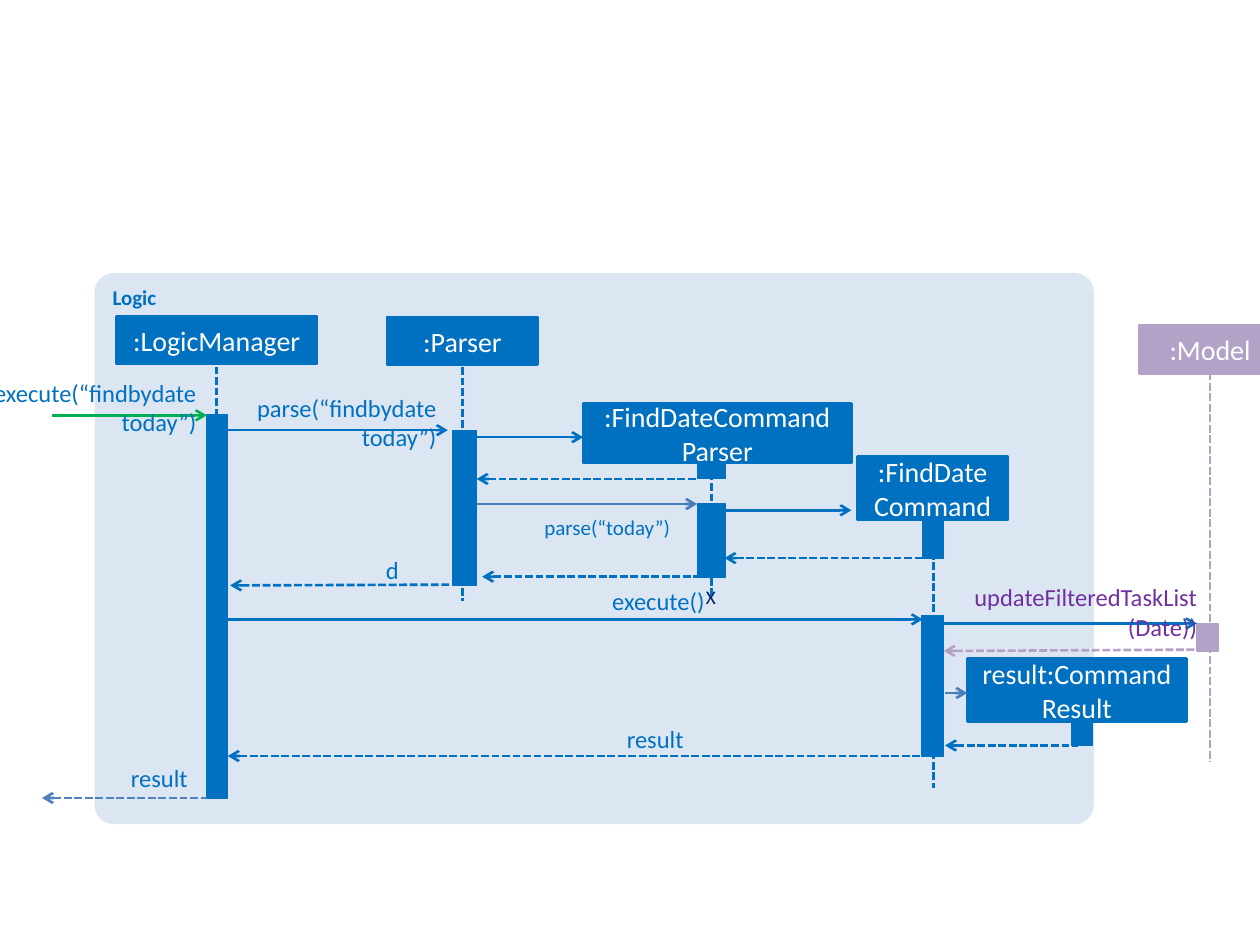
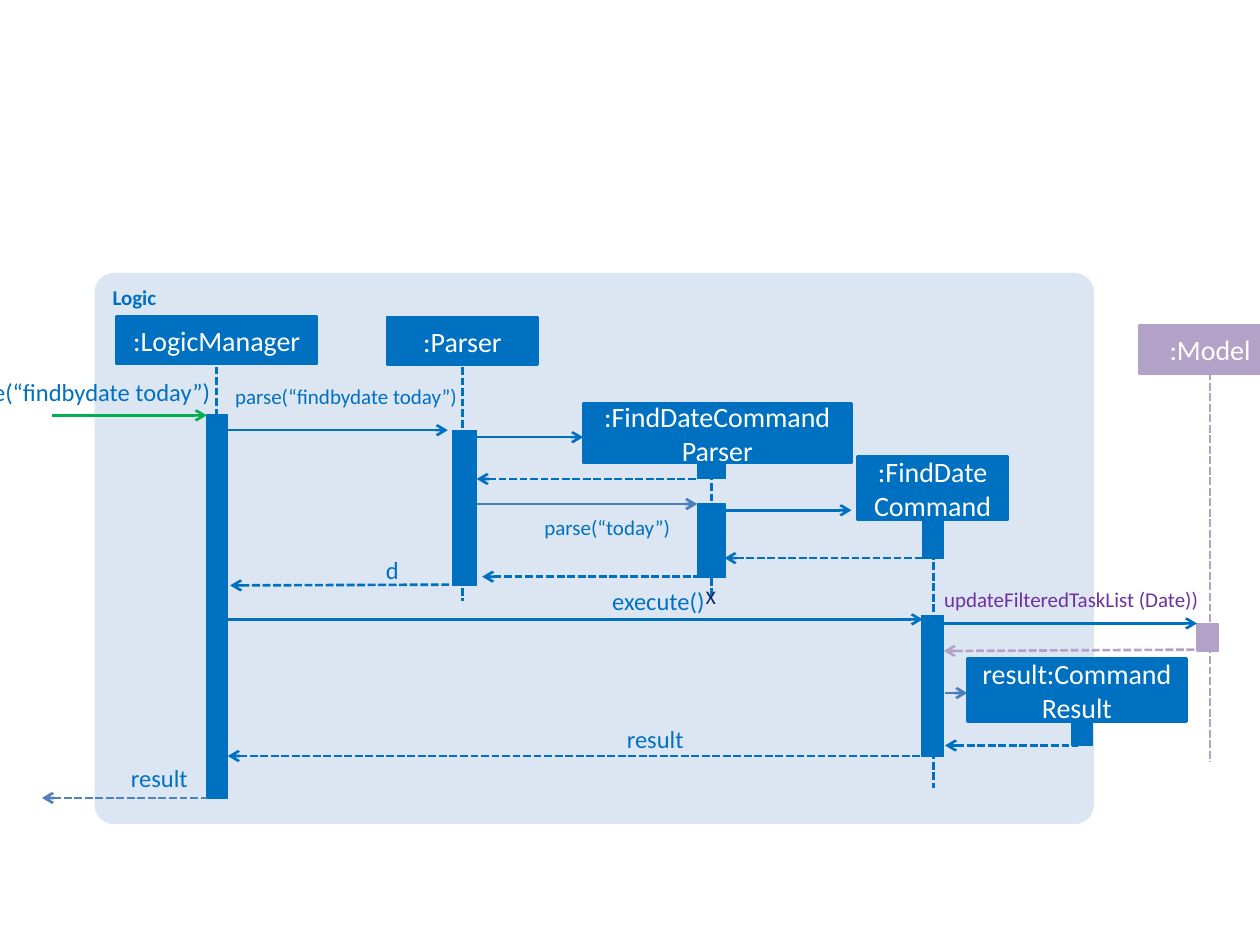
Before and after one commit to CS2103JAN2017-F12-B3/addressbook-level4, a slide deck: slide 2 of docs/diagrams/LogicComponentSequenceDiagram.pptx. Drawn at 1260x945 pixels with LibreOffice and Linux fonts; fonts in the diff are those of the drawing. Boxes give left, top, right and bottom in pixels: in the first picture for what was removed or moved away, otherwise in the second. Text is boxed around its words. In the diff, an @@ line names an element or a change of style, - is before the commit and + after.

```diff
--- a/docs/diagrams/LogicComponentSequenceDiagram.pptx
+++ b/docs/diagrams/LogicComponentSequenceDiagram.pptx
@@ text "execute(“findbydate today”)" rewrapped from bbox=[0, 384, 197, 435] to bbox=[0, 383, 210, 405] @@
@@ text "parse(“findbydate today”)" at bbox=[235, 389, 457, 408]: size 14 to 12 pt @@
@@ text "parse(“findbydate today”)": place and size @@
-text "parse(“findbydate today”)" at bbox=[257, 399, 437, 450]
+text "parse(“findbydate today”)" at bbox=[235, 389, 457, 408]
@@ text "updateFilteredTaskList (Date))": place and size @@
-text "updateFilteredTaskList (Date))" at bbox=[974, 589, 1197, 642]
+text "updateFilteredTaskList (Date))" at bbox=[944, 592, 1198, 611]
@@ text "updateFilteredTaskList (Date))" at bbox=[944, 592, 1198, 611]: size 14 to 12 pt @@
```
Also in this commit, not shown: 1 other file.
